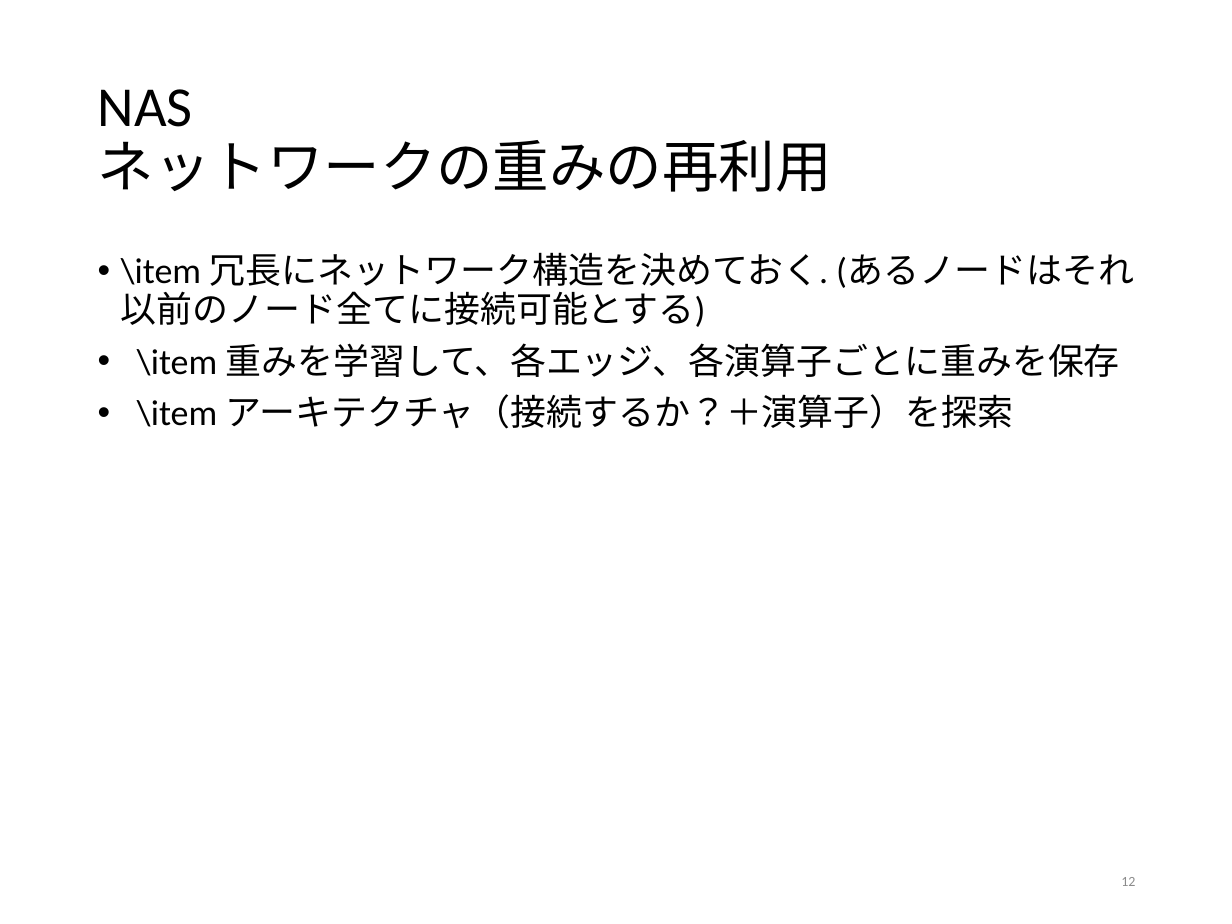
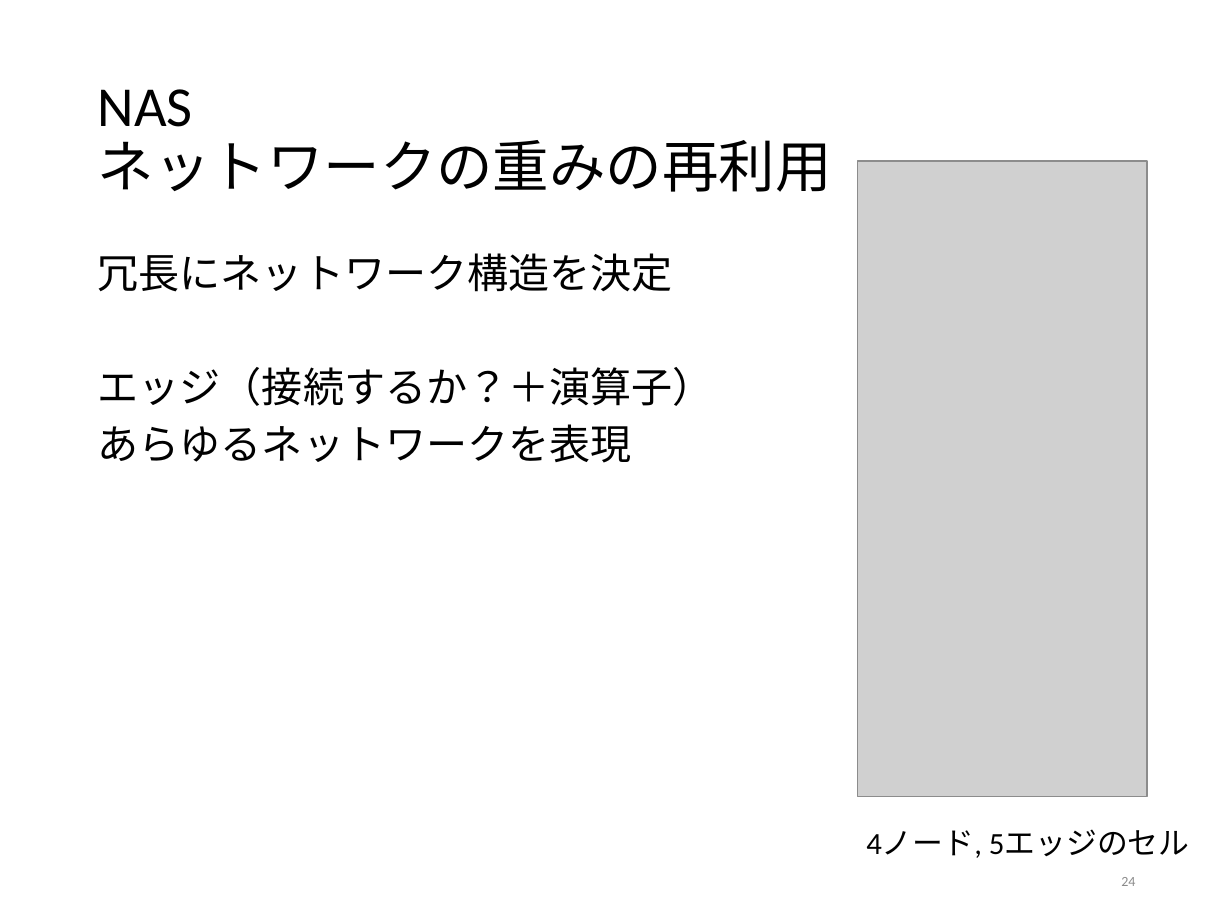
Before and after one commit to tatsuya-sugiyama/WeeklyReport, a slide deck: slide 24 of report/2020前期/2020sugiyama.pptx (slide 12 before the commit). Drawn at 1232x924 pixels with LibreOffice and Linux fonts; fonts in the diff are those of the drawing; grey boxes stand for pictures. Boxes give left, top, right and bottom in pixels: in the first picture for what was removed or moved away, otherwise in the second. Text is boxed around its words. In the diff, an @@ line names an element or a change of style, - is before the commit and + after.

```diff
--- a/report/2020前期/2020sugiyama.pptx
+++ b/report/2020前期/2020sugiyama.pptx
@@ picture added at <box>857,161,1147,797</box> @@
@@ text at <box>98,253,714,463</box>: text changed; size 21 to 24 pt @@
-• \item 冗長にネットワーク構造を決めておく. (あるノードはそれ以前のノード全てに接続可能とする)
-• \item 重みを学習して、各エッジ、各演算子ごとに重みを保存
-• \item アーキテクチャ（接続するか？＋演算子）を探索
+冗長にネットワーク構造を決定
+エッジ（接続するか？＋演算子）
+あらゆるネットワークを表現
@@ text added at <box>866,829,1189,858</box>, 18 pt, text #000000 @@
+4ノード, 5エッジのセル
@@ page number at <box>1121,877,1135,886</box>: text changed @@
-12
+24
```
Also in this commit, not shown: 20 other slides changed, 23 slides added, 3 slides removed, 3 other files.
